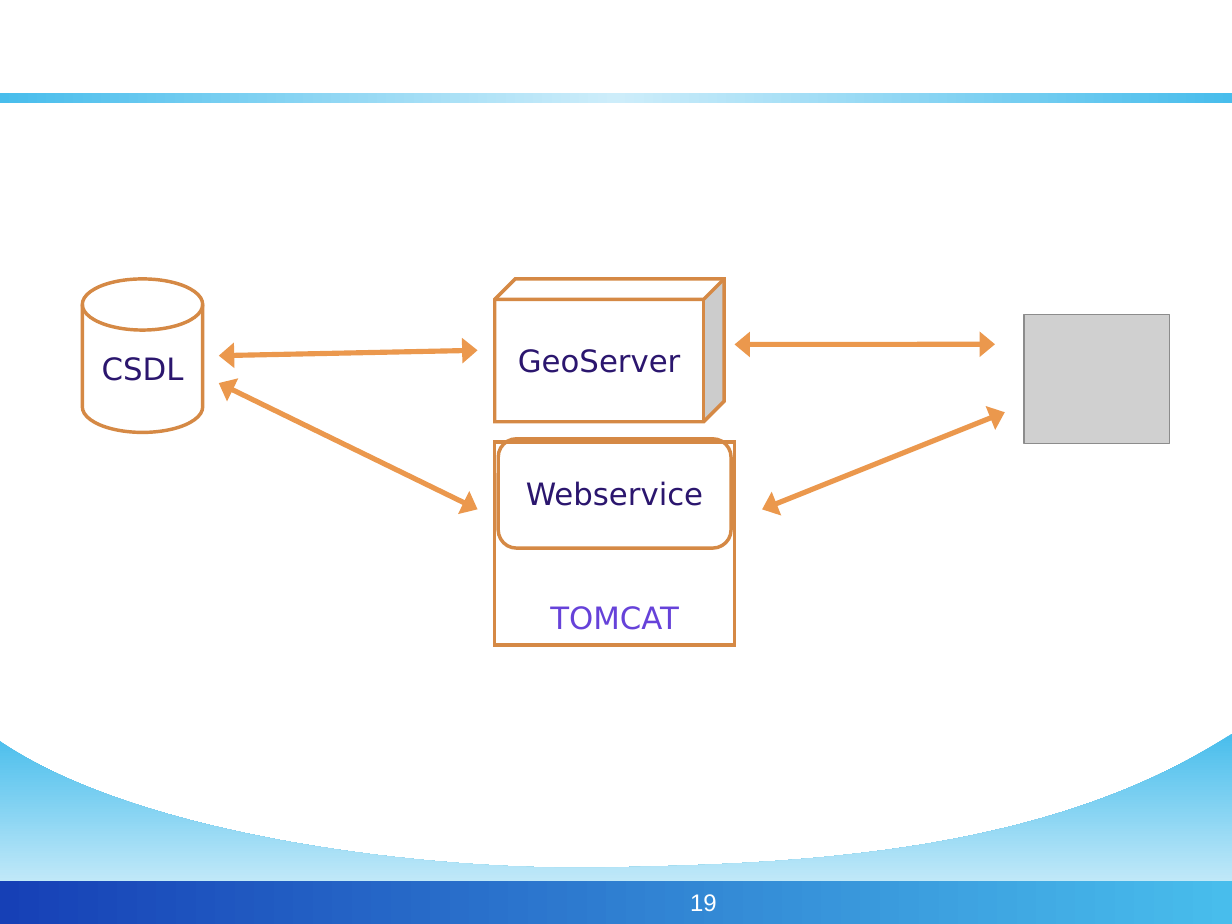
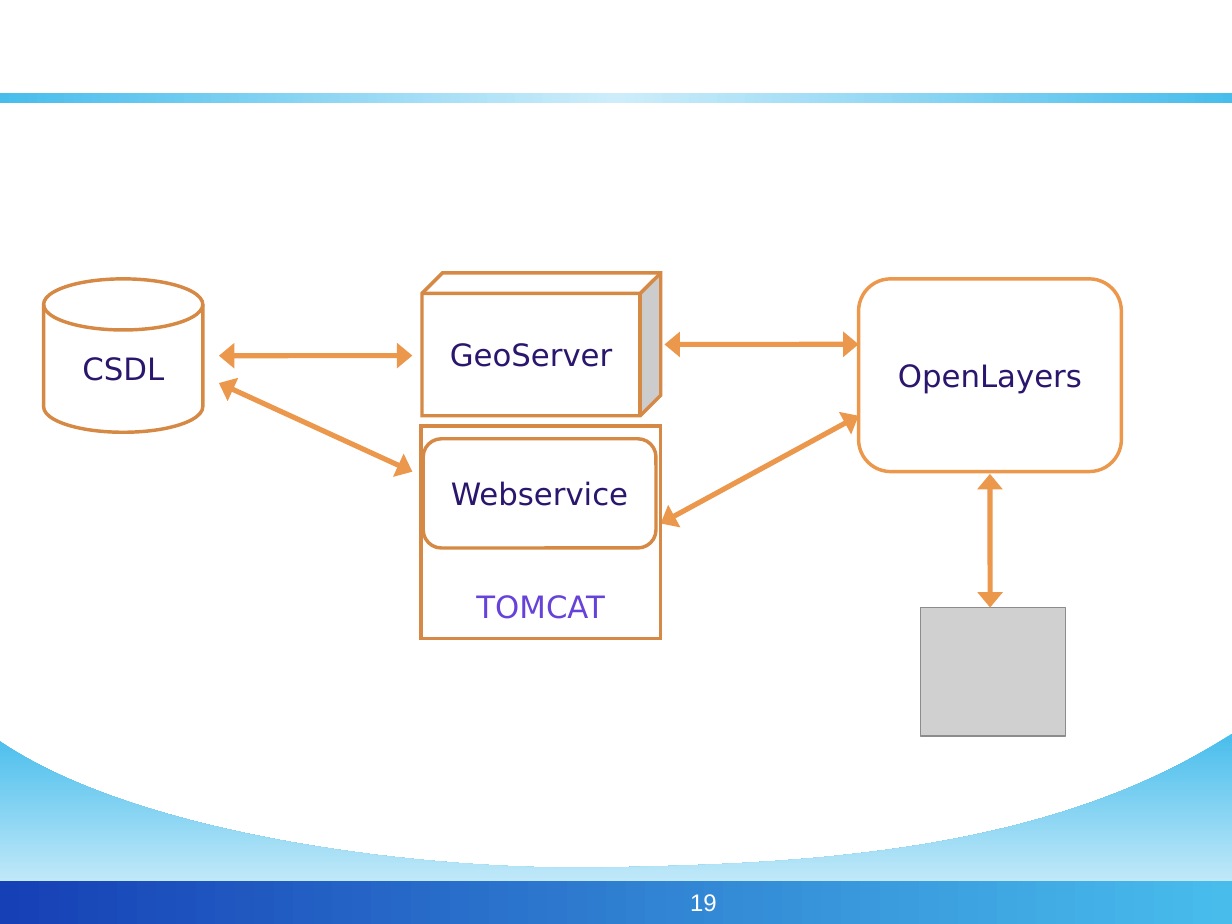
Before and after one commit to phamngsinh/cantho-webgis, a slide deck: slide 19 of Document/Bao Cao/BaoCaoLuanVan.ppt. Drawn at 1232x924 pixels with LibreOffice and Linux fonts; fonts in the diff are those of the drawing; grey boxes stand for pictures; background and template pictures are left out. Boxes give left, top, right and bottom in pixels: in the first picture for what was removed or moved away, otherwise in the second. Text is boxed around its words. In the diff, an @@ line names an element or a change of style, - is before the commit and + after.

```diff
--- a/Document/Bao Cao/BaoCaoLuanVan.ppt
+++ b/Document/Bao Cao/BaoCaoLuanVan.ppt
@@ cylinder "CSDL": place and size @@
-cylinder "CSDL" at bbox=[83, 278, 203, 432]
+cylinder "CSDL" at bbox=[43, 278, 202, 432]
@@ cube "GeoServer": place and size @@
-cube "GeoServer" at bbox=[495, 278, 724, 421]
+cube "GeoServer" at bbox=[423, 274, 662, 416]
@@ rounded rectangle added at bbox=[859, 278, 1121, 471], fill #FFFFFF, outline #EB984D 2.01 pt, 18 pt, text #2B166E @@
+OpenLayers
@@ double arrow moved from (478, 350) - (219, 356) to (413, 356) - (219, 356) @@
@@ double arrow moved from (995, 344) - (734, 345) to (859, 344) - (664, 345) @@
@@ double arrow moved from (478, 509) - (219, 383) to (413, 472) - (219, 383) @@
@@ double arrow moved from (1005, 413) - (763, 509) to (859, 415) - (660, 524) @@
@@ rectangle "TOMCAT": place and size @@
-rectangle "TOMCAT" at bbox=[495, 442, 736, 646]
+rectangle "TOMCAT" at bbox=[421, 426, 662, 639]
@@ rounded rectangle "Webservice": place and size @@
-rounded rectangle "Webservice" at bbox=[498, 439, 731, 548]
+rounded rectangle "Webservice" at bbox=[424, 439, 657, 548]
@@ double arrow added from (991, 474) to (991, 607), #EB984D 3 pt @@
@@ picture: place and size @@
-picture at bbox=[1024, 314, 1169, 444]
+picture at bbox=[920, 607, 1066, 736]
```
Also in this commit, not shown: 5 other slides changed, 1 slide added.
